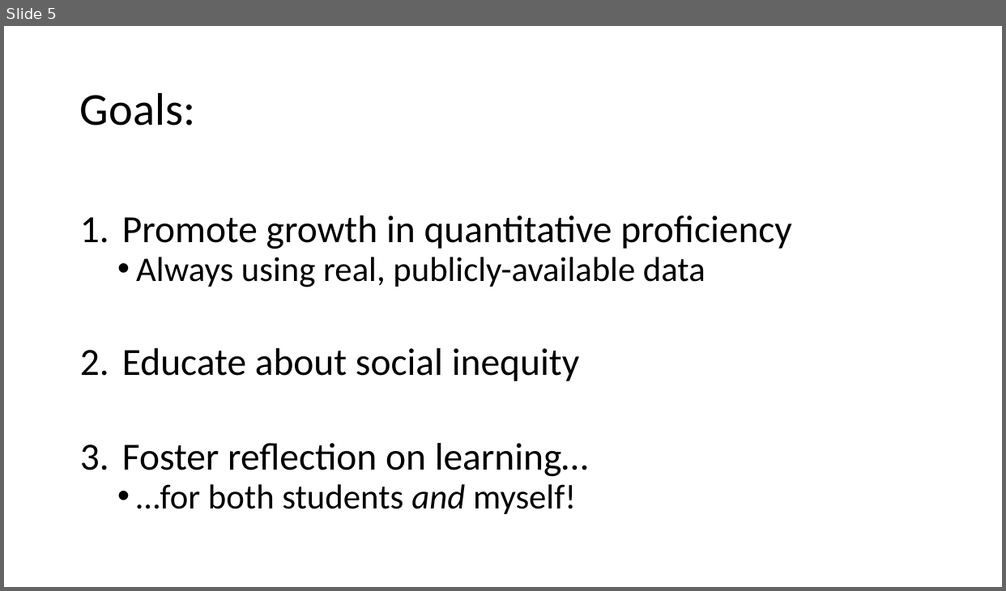
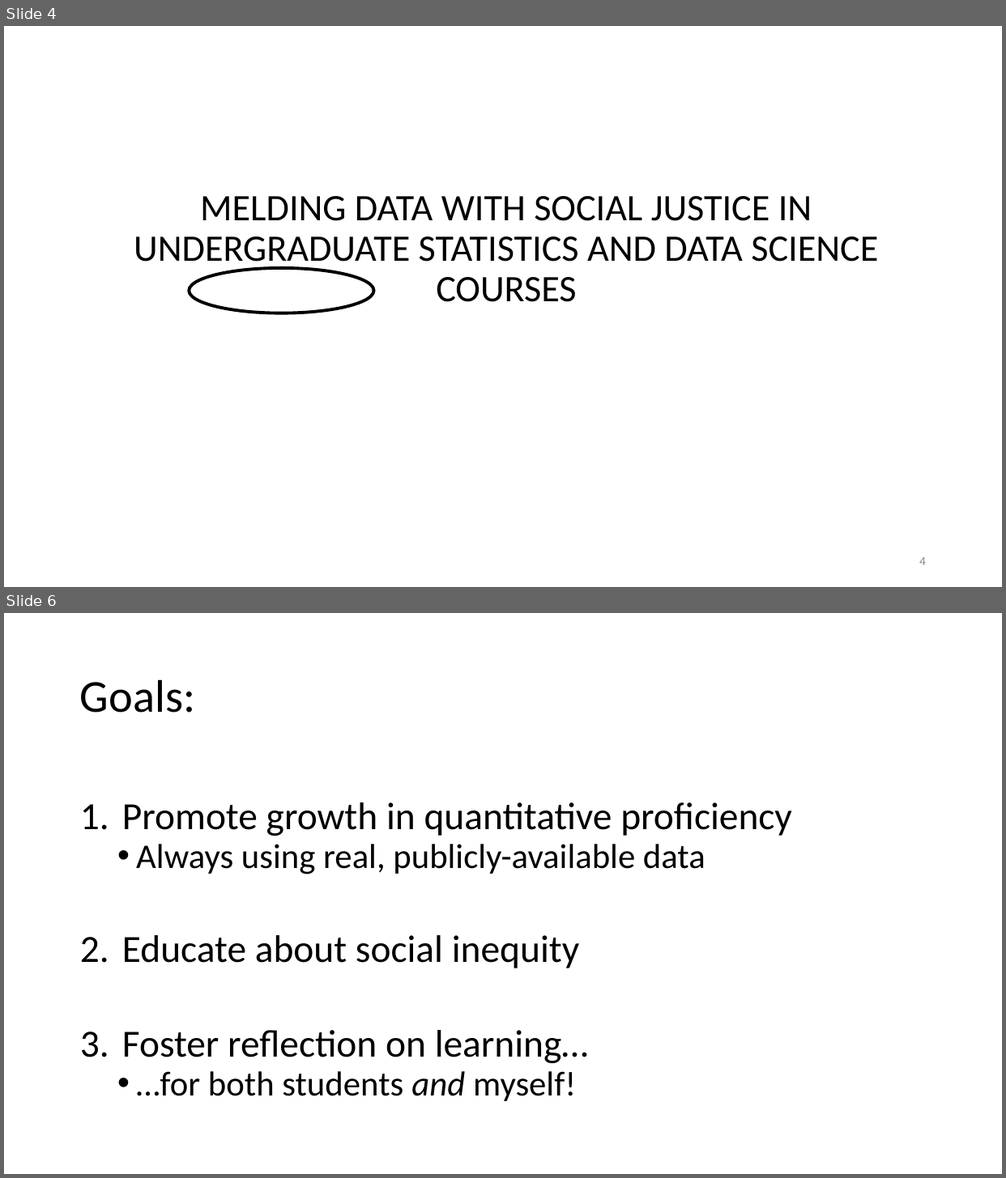
Before and after one commit to silasbergen/IASE, a slide deck: Presentation.pptx. Shown one above the other, each under a label of ours: slide 5 before the commit, slides 4 and 6 after it; the slides between them are not shown. The pictures are 1006x591 and 1006x1178 pixels, drawn with LibreOffice and Linux fonts; fonts in the diff are those of the drawing. Boxes give left, top, right and bottom in pixels: in the first picture for what was removed or moved away, otherwise in the second. Text is boxed around its words. In the diff, an @@ line names an element or a change of style, - is before the commit and + after.

```diff
--- a/Presentation.pptx
+++ b/Presentation.pptx
@@ slide 4 added at box(4, 26, 1002, 587), background #FFFFFF @@
@@ title added at box(134, 196, 878, 302), 36 pt, text #000000 @@
+MELDING DATA WITH SOCIAL JUSTICE IN UNDERGRADUATE STATISTICS AND DATA SCIENCE COURSES
@@ ellipse added at box(189, 268, 374, 314), outline #000000 3 pt @@
@@ page number added at box(919, 557, 926, 565), 12 pt, text #8C8C8C @@
+4
@@ what was slide 5 is now slide 6 @@
```
Also in this commit, not shown: 7 slides changed.
